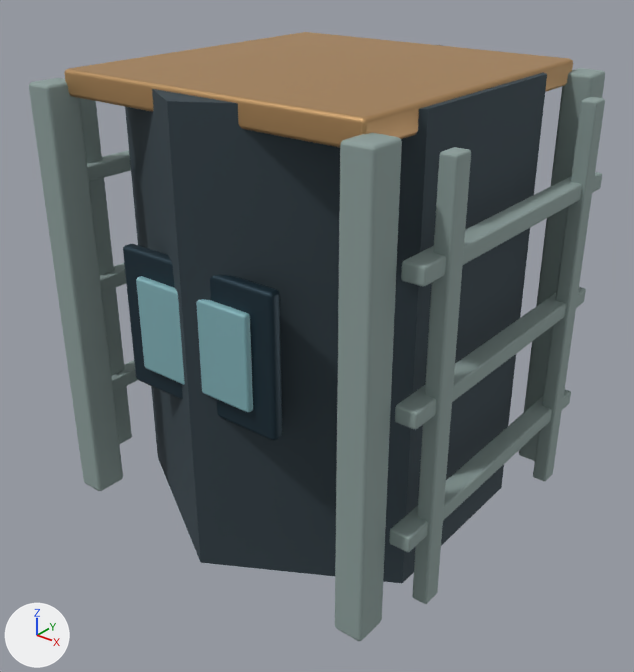
Renders of the Blender file tools/godot-campaign/structure-art/blend/receiver-top-1.blend from each side of a commit.
Before and after are seen from a 50 mm lens placed at (1.12, -1.432, 1.27), pointed at (0.011, -0.046, 0.411). Arrows for +X, +Y and +Z are at lower left; the lights stay in place. The first picture is the older version.

The older version as bpy lines, for what is in view:
```python
me_cube_002 = bpy.data.meshes.new('Cube.002')
me_cube_002.from_pydata(...)  # 112 vertices, 108 faces; spans x -0.195..0.195, y 0.38..0.68, z -0.402..0.402
me_cube_002.materials.append(mat_receiver_2)  # dark blue #263c48
me_cube_003 = bpy.data.meshes.new('Cube.003')
me_cube_003.from_pydata(...)  # 112 vertices, 108 faces; spans x -0.145..0.145, y 0.43..0.63, z -0.416..0.416
me_cube_003.materials.append(mat_receiver_4)  # cyan #86b7be
me_cube_004 = bpy.data.meshes.new('Cube.004')
me_cube_004.from_pydata(...)  # 56 vertices, 54 faces; spans x -0.36..0.36, y 0.942..0.994, z -0.37..0.37
me_cube_004.materials.append(mat_receiver_3)  # orange #bf9766
ob_receiver_2 = bpy.data.objects.new('receiver_2', me_cube_002)
ob_receiver_2.location = (0.0, 0.0, 0.0)
ob_receiver_2.rotation_euler = (1.571, 0.0, 0.0)  # degrees (90, 0, 0)
ob_receiver_3 = bpy.data.objects.new('receiver_3', me_cube_004)
ob_receiver_3.location = (0.0, 0.0, 0.0)
ob_receiver_3.rotation_euler = (1.571, 0.0, 0.0)  # degrees (90, 0, 0)
ob_receiver_4 = bpy.data.objects.new('receiver_4', me_cube_003)
ob_receiver_4.location = (0.0, 0.0, 0.0)
ob_receiver_4.rotation_euler = (1.571, 0.0, 0.0)  # degrees (90, 0, 0)
# also in view: 'receiver_1' at (0.0, 0.0, 0.5); 'receiver_0' at (0.0, 0.0, 0.5)
```
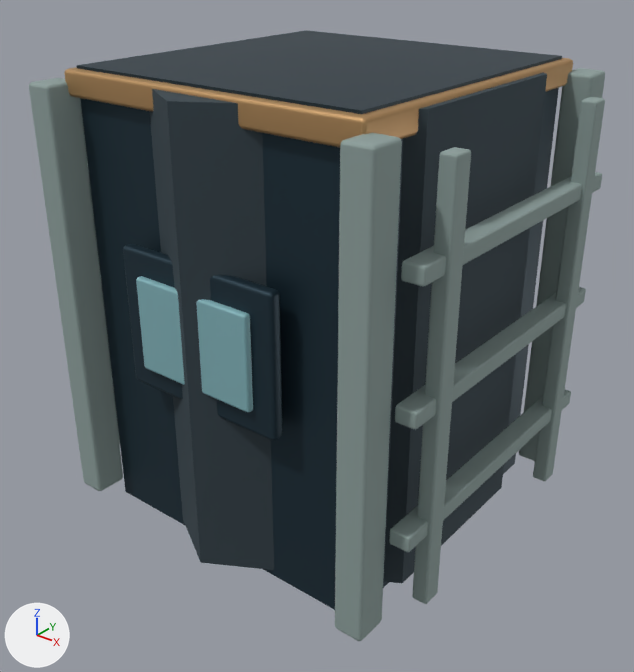
What differs and where, as boxes (x1, y1, x2, y2) in the pictures (634 x 672 px):
'receiver_2', reshaped
    before: (123, 244, 282, 440)
    after: (77, 30, 562, 610)
part 1 of me_cube_002, added (dark blue)
    after: (77, 30, 562, 610)
'receiver_3', unchanged, covered by the edit
    before: (64, 32, 573, 147)
    after: (64, 58, 573, 147)

The change in detail:
me_cube_002 is used by ob_receiver_2; location (0.0, 0.0, 0.0); rotation (1.571, 0.0, 0.0), in degrees (90, 0, 0).
me_cube_002 had 112 vertices, 108 faces and spanned x -0.195..0.195, y 0.38..0.68, z -0.402..0.402.
me_cube_002 now has 120 vertices, 114 faces and spans x -0.34..0.34, y 0.0..1.0, z -0.402..0.402.
me_cube_002 part 1: a new loose piece, a box spanning x -0.34..0.34, y 0.0..1.0, z -0.35..0.35, in mat_receiver_2 (dark blue #263c48).
